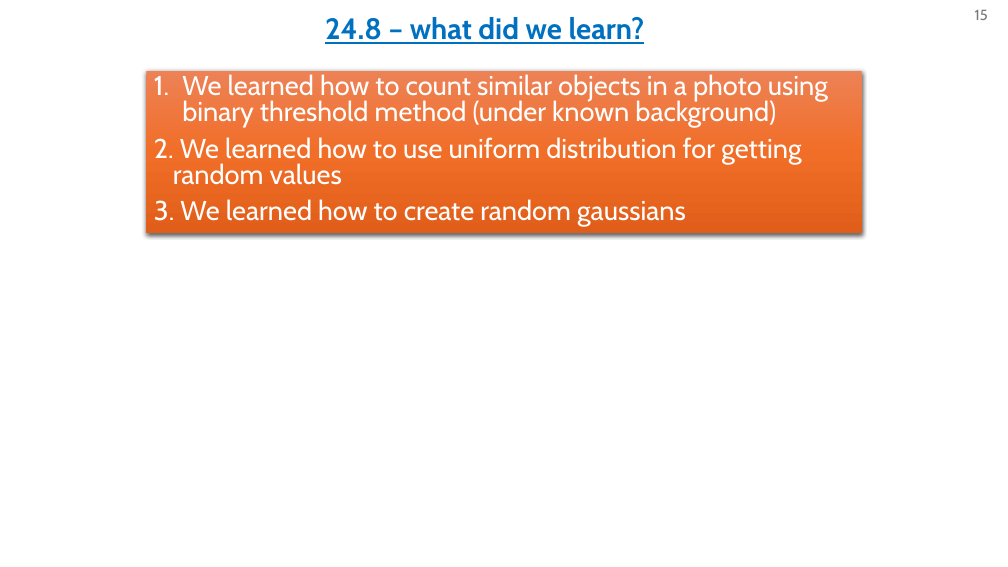
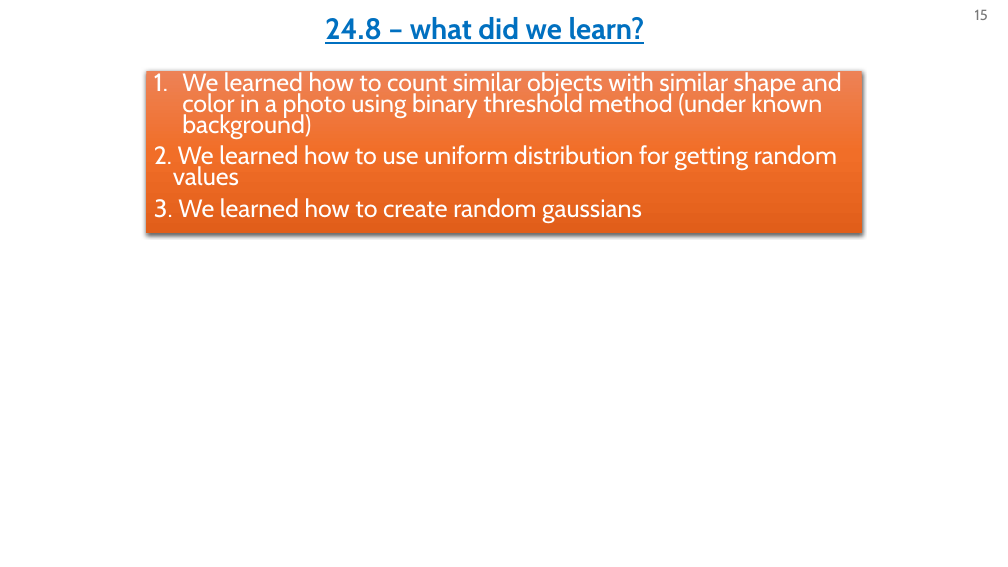
Before and after one commit to omripony/image-processing, a slide deck: slide 15 of labs/lab24- ready for sending/version 1/1950-2210-7939-ImPr24-1.pptx. Drawn at 1008x567 pixels with LibreOffice and Linux fonts; fonts in the diff are those of the drawing. Boxes give left, top, right and bottom in pixels: in the first picture for what was removed or moved away, otherwise in the second. Text is boxed around its words. In the diff, an @@ line names an element or a change of style, - is before the commit and + after.

```diff
--- a/labs/lab24- ready for sending/version 1/1950-2210-7939-ImPr24-1.pptx
+++ b/labs/lab24- ready for sending/version 1/1950-2210-7939-ImPr24-1.pptx
@@ text at (182, 70, 842, 138): text changed; size 25.9 to 23.8 pt @@
-1. We learned how to count similar objects in a photo using binary threshold method (under known background)
+1. We learned how to count similar objects with similar shape and color in a photo using binary threshold method (under known background)
@@ text at (154, 145, 837, 222): size 25.9 to 23.8 pt in "2. We learned how to use uniform ...", "3. We learned how to create random ..."; line spacing 0.8 to 0.7 @@
```
